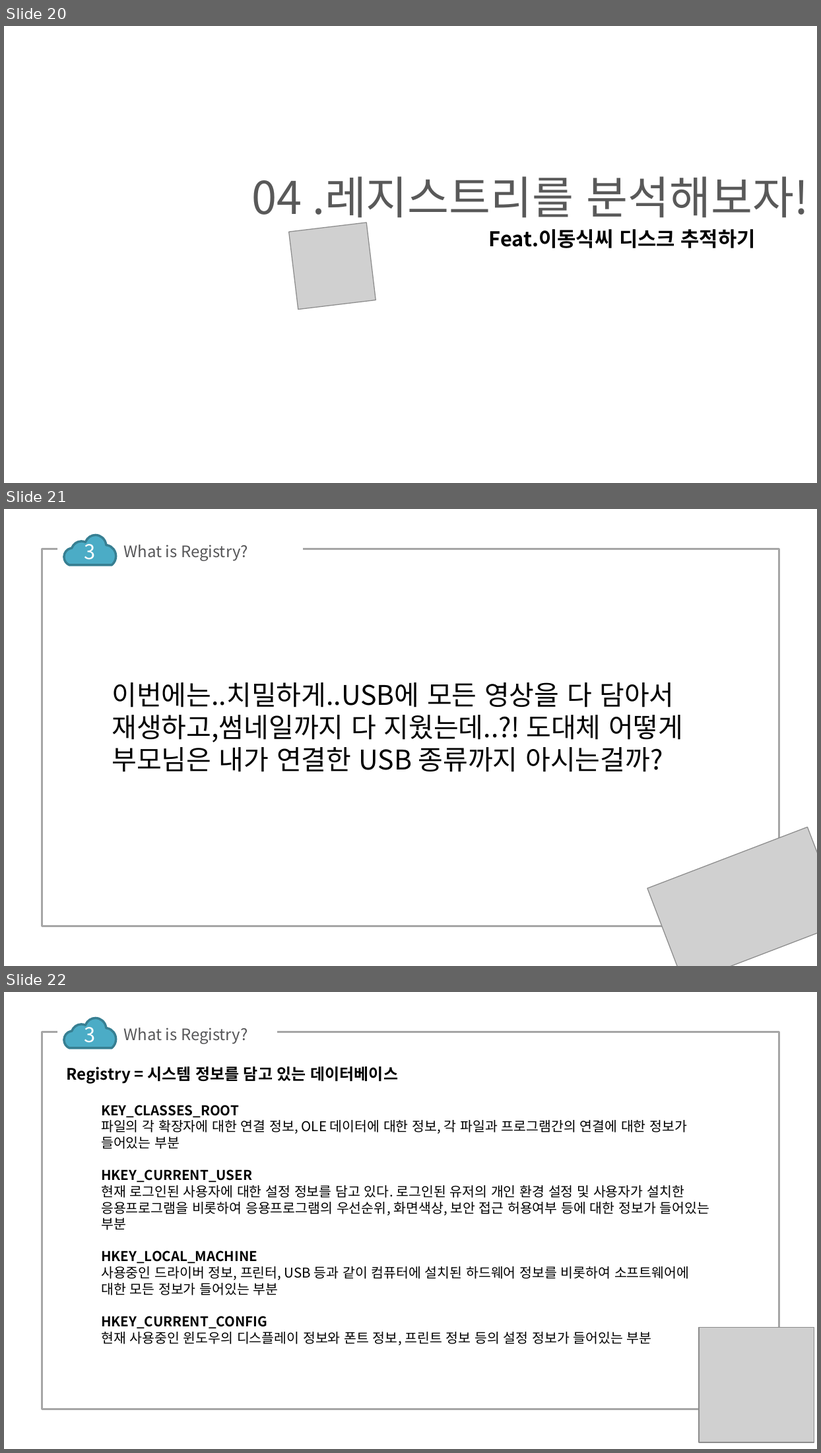
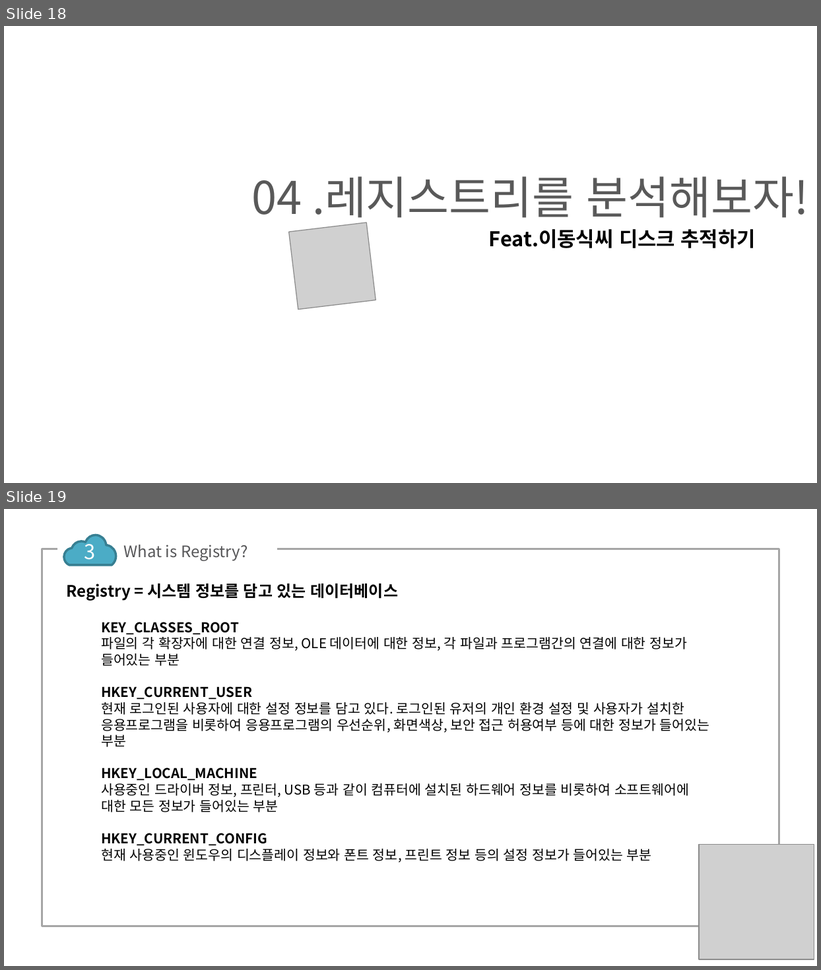
Before and after one commit to cokia/CodeGate2018_Junior_security_forum, a slide deck: [최종]2018-코드게이트-한우영.pptx. Shown one above the other, each under a label of ours: slides 20, 21 and 22 before the commit, slides 18 and 19 after it. The pictures are 821x1453 and 821x970 pixels, drawn with LibreOffice and Linux fonts; fonts in the diff are those of the drawing; grey boxes stand for pictures; background and template pictures are left out. Boxes give left, top, right and bottom in pixels: in the first picture for what was removed or moved away, otherwise in the second. Text is boxed around its words. In the diff, an @@ line names an element or a change of style, - is before the commit and + after.

```diff
--- a/[최종]2018-코드게이트-한우영.pptx
+++ b/[최종]2018-코드게이트-한우영.pptx
@@ slide 21 removed at (4,509,817,966), background picture (left out) @@
@@ rectangle removed at (59,541,302,569) @@
@@ freeform shape removed at (64,535,116,565) @@
@@ text removed at (84,539,95,565) @@
-3
@@ text removed at (124,545,248,561) @@
-What is Registry?
@@ rectangle removed at (42,549,780,926) @@
@@ text removed at (112,683,683,772) @@
-이번에는..치밀하게..USB에 모든 영상을 다 담아서 재생하고,썸네일까지 다 지웠는데..?! 도대체 어떻게 부모님은 내가 연결한 USB 종류까지 아시는걸까?
@@ picture removed at (648,827,817,966) @@
@@ what was slide 20 is now slide 18 @@
@@ what was slide 22 is now slide 19 @@
```
Also in this commit, not shown: 3 other slides removed, 1 other file.
